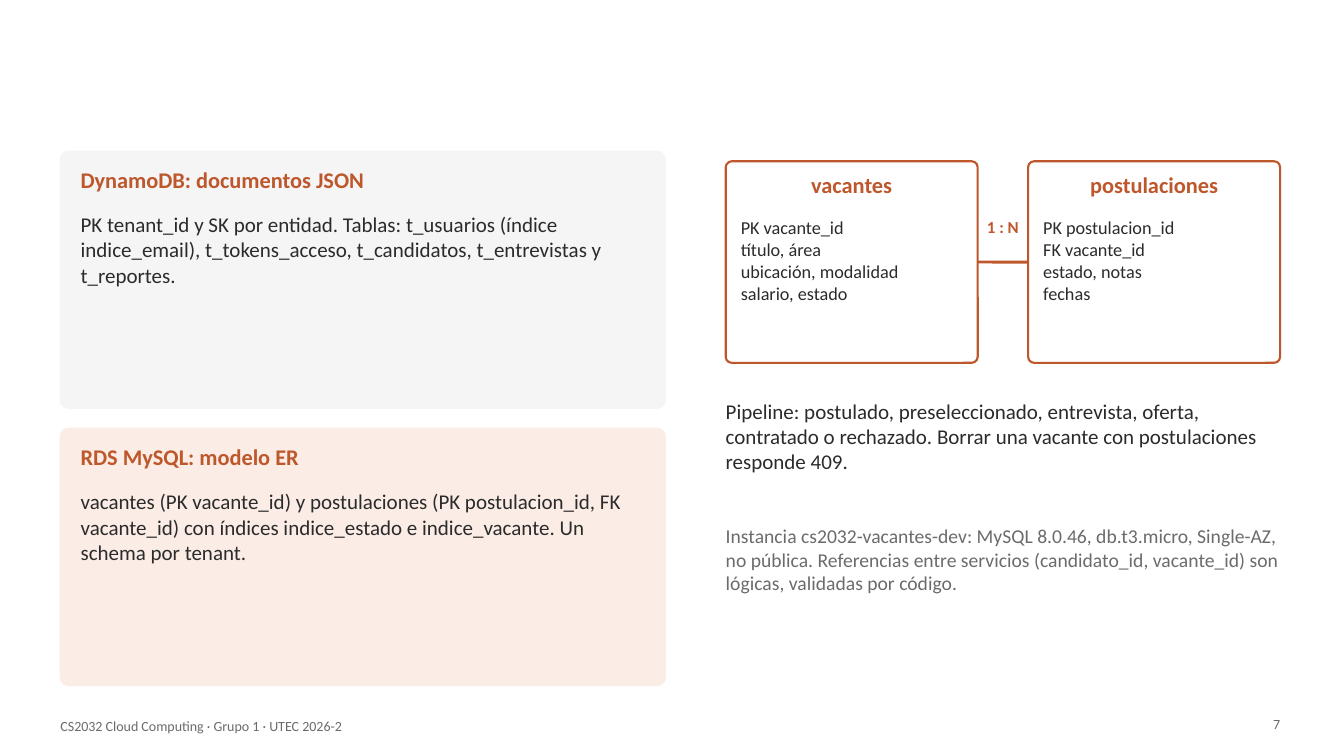
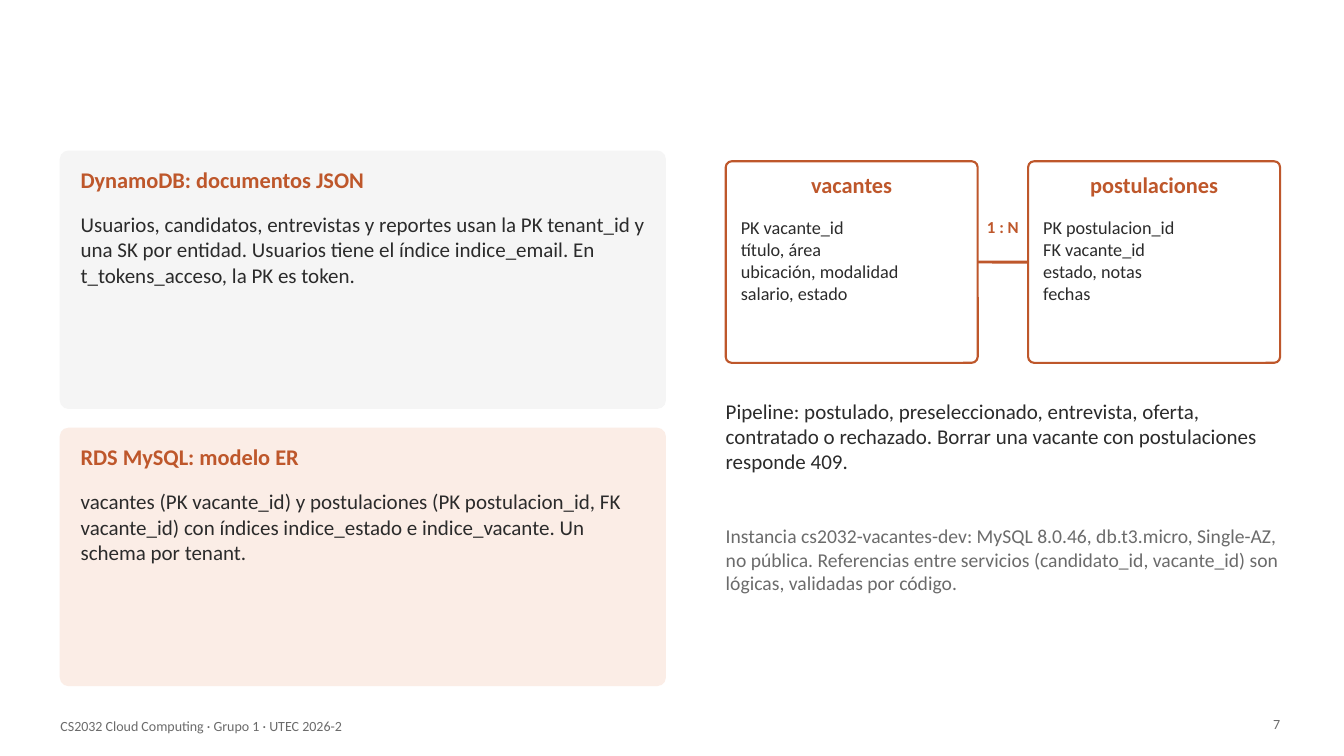
Before and after one commit to santiagodavila-ops/Proyecto-Final-Cloud-Computing-v2, a slide deck: slide 7 of presentacion/Presentacion_CS2032_Grupo1.pptx. Drawn at 1344x756 pixels with LibreOffice and Linux fonts; fonts in the diff are those of the drawing. Boxes give left, top, right and bottom in pixels: in the first picture for what was removed or moved away, otherwise in the second. Text is boxed around its words. In the diff, an @@ line names an element or a change of style, - is before the commit and + after.

```diff
--- a/presentacion/Presentacion_CS2032_Grupo1.pptx
+++ b/presentacion/Presentacion_CS2032_Grupo1.pptx
@@ text at (x1=81, y1=217, x2=644, y2=286): text changed @@
-PK tenant_id y SK por entidad. Tablas: t_usuarios (índice indice_email), t_tokens_acceso, t_candidatos, t_entrevistas y t_reportes.
+Usuarios, candidatos, entrevistas y reportes usan la PK tenant_id y una SK por entidad. Usuarios tiene el índice indice_email. En t_tokens_acceso, la PK es token.
```
Also in this commit, not shown: 15 other slides changed, 2 other files.
